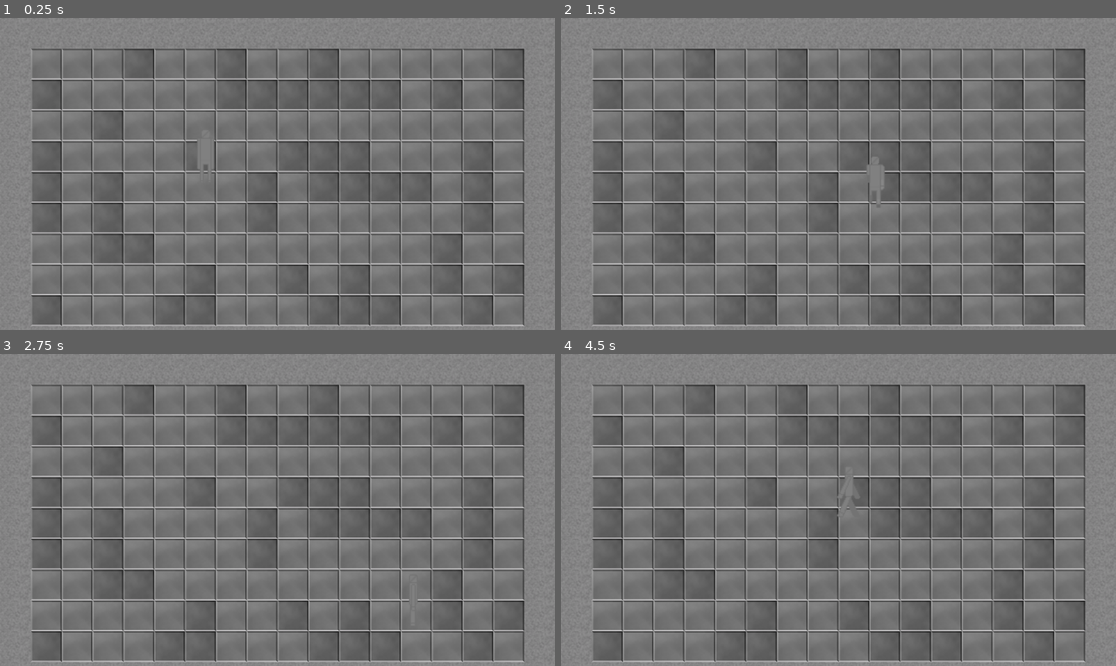
Above: before the commit, frames 1-4 (two rows, left to right).
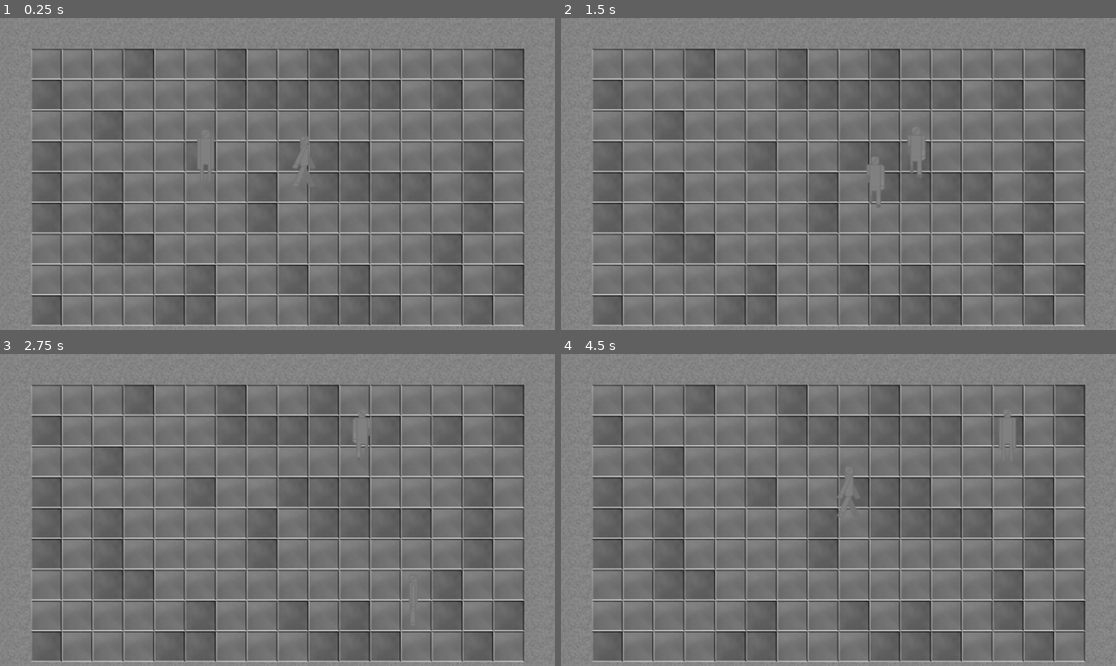
Above: after the commit, the same moments.

Repository: pagefile/godotwild86
Game: Godot game, scene res://levels/test_level.tscn
Same seed, same stepped clock (60 frames per second), same inputs: the game is played once before the commit and once after it. The project has no main scene, so this scene is started directly.
Inputs:
- Up to frame 1 (0.25 s): no input
- Up to frame 2 (1.5 s): tap Enter at 0.5 s; hold D (Move Right) 0.53-1.28 s; hold S (Move Down) from 1.28 s (still down)
- Up to frame 3 (2.75 s): release S (Move Down) at 2.03 s; hold D (Move Right) from 2.03 s (still down)
- Up to frame 4 (4.5 s): release D (Move Right) at 2.78 s; hold W (Move Up) 2.78-3.53 s; hold A (Move Left) from 3.53 s (still down)

The runs differ from the first frame. In frame 1, 0.2% of the frame differs, in the area x 52-56%, y 37-54%; in frame 2, 0.2%; in frame 3, 0.2%, in the area x 63-67%, y 19-31%; in frame 4, 0.2%.

Commit message:
NPC w/ basic pathing
Added NPC class extending character and NPCController for pathing/ai.

Diff:
--- a/levels/test_level.tscn
+++ b/levels/test_level.tscn
@@ -1,8 +1,16 @@
-[gd_scene load_steps=4 format=4 uid="uid://bvxufrpd5a06e"]
+[gd_scene load_steps=7 format=4 uid="uid://bvxufrpd5a06e"]
 
 [ext_resource type="TileSet" uid="uid://d3ji663s6p3e4" path="res://tilesets/generic_tileset.tres" id="1_46lwt"]
 [ext_resource type="PackedScene" uid="uid://c0i6cvqo6mrxs" path="res://test_character.tscn" id="2_x25rp"]
 [ext_resource type="Script" uid="uid://c0qsytfvpy4v5" path="res://scripts/CharacterControllerInput.gd" id="3_gmgay"]
+[ext_resource type="PackedScene" uid="uid://cucleyfvlmckv" path="res://npc.tscn" id="4_w7r7j"]
+[ext_resource type="Script" uid="uid://btb3g25dyq3di" path="res://scripts/npcscripts/back_and_forth.gd" id="6_e7anx"]
+
+[sub_resource type="Curve2D" id="Curve2D_o6mel"]
+_data = {
+"points": PackedVector2Array(0, 0, 0, 0, 1, 1, 0, 0, 0, 0, 129, 1, 0, 0, 0, 0, 129, -128, 0, 0, 0, 0, 450, -129)
+}
+point_count = 4
 
 [node name="TestLevel" type="Node2D"]
 
@@ -15,3 +23,12 @@
 
 [node name="InputController" type="Node2D" parent="TestCharacter"]
 script = ExtResource("3_gmgay")
+
+[node name="NPC" parent="." instance=ExtResource("4_w7r7j")]
+position = Vector2(608, 288)
+
+[node name="Path2D" type="Path2D" parent="NPC"]
+curve = SubResource("Curve2D_o6mel")
+
+[node name="BackAndForth" type="Node2D" parent="NPC"]
+script = ExtResource("6_e7anx")
--- /dev/null
+++ b/npc.tscn
@@ -0,0 +1,156 @@
+[gd_scene load_steps=19 format=3 uid="uid://cucleyfvlmckv"]
+
+[ext_resource type="Script" uid="uid://b8m1o4luighom" path="res://scripts/npc_character.gd" id="1_kh24r"]
+[ext_resource type="Texture2D" uid="uid://tsiml5sihg6p" path="res://textures/Np.png" id="2_ul7y6"]
+
+[sub_resource type="RectangleShape2D" id="RectangleShape2D_fksbf"]
+size = Vector2(62, 62)
+
+[sub_resource type="AtlasTexture" id="AtlasTexture_446ey"]
+atlas = ExtResource("2_ul7y6")
+region = Rect2(0, 0, 64, 64)
+
+[sub_resource type="AtlasTexture" id="AtlasTexture_h7y0j"]
+atlas = ExtResource("2_ul7y6")
+region = Rect2(64, 64, 64, 64)
+
+[sub_resource type="AtlasTexture" id="AtlasTexture_006j3"]
+atlas = ExtResource("2_ul7y6")
+region = Rect2(64, 0, 64, 64)
+
+[sub_resource type="AtlasTexture" id="AtlasTexture_hpsvj"]
+atlas = ExtResource("2_ul7y6")
+region = Rect2(128, 0, 64, 64)
+
+[sub_resource type="AtlasTexture" id="AtlasTexture_27wch"]
+atlas = ExtResource("2_ul7y6")
+region = Rect2(0, 64, 64, 64)
+
+[sub_resource type="AtlasTexture" id="AtlasTexture_6tbdf"]
+atlas = ExtResource("2_ul7y6")
+region = Rect2(0, 0, 64, 64)
+
+[sub_resource type="AtlasTexture" id="AtlasTexture_j6j2g"]
+atlas = ExtResource("2_ul7y6")
+region = Rect2(64, 0, 64, 64)
+
+[sub_resource type="AtlasTexture" id="AtlasTexture_5cs6u"]
+atlas = ExtResource("2_ul7y6")
+region = Rect2(128, 0, 64, 64)
+
+[sub_resource type="AtlasTexture" id="AtlasTexture_c4xpt"]
+atlas = ExtResource("2_ul7y6")
+region = Rect2(0, 64, 64, 64)
+
+[sub_resource type="AtlasTexture" id="AtlasTexture_tjiau"]
+atlas = ExtResource("2_ul7y6")
+region = Rect2(0, 0, 64, 64)
+
+[sub_resource type="AtlasTexture" id="AtlasTexture_7lp8l"]
+atlas = ExtResource("2_ul7y6")
+region = Rect2(128, 64, 64, 64)
+
+[sub_resource type="AtlasTexture" id="AtlasTexture_fi5p0"]
+atlas = ExtResource("2_ul7y6")
+region = Rect2(0, 128, 64, 64)
+
+[sub_resource type="AtlasTexture" id="AtlasTexture_y0nyx"]
+atlas = ExtResource("2_ul7y6")
+region = Rect2(64, 128, 64, 64)
+
+[sub_resource type="AtlasTexture" id="AtlasTexture_p86d5"]
+atlas = ExtResource("2_ul7y6")
+region = Rect2(64, 64, 64, 64)
+
+[sub_resource type="SpriteFrames" id="SpriteFrames_s7tkf"]
+animations = [{
+"frames": [{
+"duration": 1.0,
+"texture": SubResource("AtlasTexture_446ey")
+}],
+"loop": true,
+"name": &"idle_b",
+"speed": 5.0
+}, {
+"frames": [{
+"duration": 1.0,
+"texture": SubResource("AtlasTexture_446ey")
+}],
+"loop": true,
+"name": &"idle_f",
+"speed": 5.0
+}, {
+"frames": [{
+"duration": 1.0,
+"texture": SubResource("AtlasTexture_h7y0j")
+}],
+"loop": true,
+"name": &"idle_s",
+"speed": 5.0
+}, {
+"frames": [{
+"duration": 1.0,
+"texture": SubResource("AtlasTexture_006j3")
+}, {
+"duration": 1.0,
+"texture": SubResource("AtlasTexture_hpsvj")
+}, {
+"duration": 1.0,
+"texture": SubResource("AtlasTexture_27wch")
+}, {
+"duration": 1.0,
+"texture": SubResource("AtlasTexture_6tbdf")
+}],
+"loop": true,
+"name": &"walk_b",
+"speed": 5.0
+}, {
+"frames": [{
+"duration": 1.0,
+"texture": SubResource("AtlasTexture_j6j2g")
+}, {
+"duration": 1.0,
+"texture": SubResource("AtlasTexture_5cs6u")
+}, {
+"duration": 1.0,
+"texture": SubResource("AtlasTexture_c4xpt")
+}, {
+"duration": 1.0,
+"texture": SubResource("AtlasTexture_tjiau")
+}],
+"loop": true,
+"name": &"walk_f",
+"speed": 5.0
+}, {
+"frames": [{
+"duration": 1.0,
+"texture": SubResource("AtlasTexture_7lp8l")
+}, {
+"duration": 1.0,
+"texture": SubResource("AtlasTexture_fi5p0")
+}, {
+"duration": 1.0,
+"texture": SubResource("AtlasTexture_y0nyx")
+}, {
+"duration": 1.0,
+"texture": SubResource("AtlasTexture_p86d5")
+}],
+"loop": true,
+"name": &"walk_s",
+"speed": 5.0
+}]
+
+[node name="NPC" type="CharacterBody2D"]
+script = ExtResource("1_kh24r")
+_speed = 100.0
+
+[node name="CollisionShape" type="CollisionShape2D" parent="."]
+shape = SubResource("RectangleShape2D_fksbf")
+
+[node name="Sprite" type="AnimatedSprite2D" parent="."]
+scale = Vector2(2, 2)
+sprite_frames = SubResource("SpriteFrames_s7tkf")
+animation = &"walk_s"
+frame_progress = 0.3303905
+
+[node name="NavigationAgent2D" type="NavigationAgent2D" parent="."]
--- /dev/null
+++ b/scripts/npc_character.gd
@@ -0,0 +1,29 @@
+extends Character
+class_name NPC
+
+#Add a child NPCController for the ai.
+#Also add a Path2D if it's being used in the NPCController.
+#NOTE: pls fix the anim
+
+var navigation_agent: NavigationAgent2D
+var path: Path2D
+var path_follow: PathFollow2D = PathFollow2D.new()
+
+func _ready() -> void:
+	var _nav_agent = get_node_or_null("NavigationAgent2D")
+	if _nav_agent:
+		navigation_agent = _nav_agent
+
+	var _path = get_node_or_null("Path2D")
+	if _path:
+
+		path = _path
+
+		path.add_child(path_follow)
+		call_deferred("_reparent_path")
+	else:
+		print("In npc {0}, no path has been set.".format([self]))
+
+func _reparent_path() -> void:
+
+	path.reparent(get_parent())
--- /dev/null
+++ b/scripts/npcscripts/back_and_forth.gd
@@ -0,0 +1,20 @@
+extends NPCController
+
+var is_going_forwards: bool = true
+
+func _ready() -> void:
+
+	character.path_follow.loop = false
+
+func _pathing(delta: float) -> void:
+
+	set_target_path(character.path_follow.global_position)
+
+	if is_going_forwards:
+		character.path_follow.progress += character._speed*delta
+		if character.path_follow.progress_ratio >= 1:
+			is_going_forwards = false
+	else:
+		character.path_follow.progress -= character._speed*delta
+		if character.path_follow.progress_ratio <= 0:
+			is_going_forwards = true
--- /dev/null
+++ b/scripts/npcscripts/npc_controller.gd
@@ -0,0 +1,45 @@
+extends Node2D
+class_name NPCController
+
+@onready var character: NPC = get_parent()
+var finished_going_to_target: bool = false
+
+func set_target_path(target_position: Vector2) -> void:
+	character.navigation_agent.target_position = target_position
+
+func get_distance_from_path() -> float:
+	var distance = (character.path_follow.global_position-character.position).length()
+	return distance
+
+func _process(delta: float) -> void:
+
+
+	if finished_going_to_target:
+		return
+
+	_pathing(delta)
+	_movement()
+	queue_redraw()
+
+
+	if get_distance_from_path() <= 0.5:
+		character.position = character.path_follow.global_position
+
+func _draw() -> void:
+	pass
+	#NOTE: Debug draws.
+	#var direction = (character.navigation_agent.get_next_path_position()).normalized()
+	#print(character.navigation_agent.get_next_path_position())
+	##Nav next path pos
+	#draw_line(Vector2.ZERO,character.navigation_agent.get_next_path_position()-character.position,Color.BLACK)
+	##Path follow position
+	#draw_circle(character.path_follow.global_position-character.position,8,Color.WHITE)
+
+func _movement() -> void:
+
+	var direction = (character.navigation_agent.get_next_path_position()-character.position).normalized()
+
+	character.move(direction)
+
+func _pathing(delta: float) -> void:
+	pass #Override this for the pathing/ai.
--- a/tilesets/generic_tileset.tres
+++ b/tilesets/generic_tileset.tres
@@ -1,16 +1,31 @@
-[gd_resource type="TileSet" load_steps=3 format=3 uid="uid://d3ji663s6p3e4"]
+[gd_resource type="TileSet" load_steps=5 format=3 uid="uid://d3ji663s6p3e4"]
 
 [ext_resource type="Texture2D" uid="uid://bk4hfr5iqo5ex" path="res://textures/tilemap.png" id="1_sx042"]
+
+[sub_resource type="NavigationPolygon" id="NavigationPolygon_sx042"]
+vertices = PackedVector2Array(32, 32, -32, 32, -32, -32, 32, -32)
+polygons = Array[PackedInt32Array]([PackedInt32Array(0, 1, 2, 3)])
+outlines = Array[PackedVector2Array]([PackedVector2Array(-32, -32, 32, -32, 32, 32, -32, 32)])
+agent_radius = 0.0
+
+[sub_resource type="NavigationPolygon" id="NavigationPolygon_vcqov"]
+vertices = PackedVector2Array(32, 32, -32, 32, -32, -32, 32, -32)
+polygons = Array[PackedInt32Array]([PackedInt32Array(0, 1, 2, 3)])
+outlines = Array[PackedVector2Array]([PackedVector2Array(-32, -32, 32, -32, 32, 32, -32, 32)])
+agent_radius = 0.0
 
 [sub_resource type="TileSetAtlasSource" id="TileSetAtlasSource_vcqov"]
 texture = ExtResource("1_sx042")
 texture_region_size = Vector2i(64, 64)
 1:0/0 = 0
+1:0/0/navigation_layer_0/polygon = SubResource("NavigationPolygon_vcqov")
 2:0/0 = 0
 2:0/0/physics_layer_0/polygon_0/points = PackedVector2Array(-32, -32, 32, -32, 32, 32, -32, 32)
 0:0/0 = 0
+0:0/0/navigation_layer_0/polygon = SubResource("NavigationPolygon_sx042")
 
 [resource]
 tile_size = Vector2i(64, 64)
 physics_layer_0/collision_layer = 1
+navigation_layer_0/layers = 1
 sources/0 = SubResource("TileSetAtlasSource_vcqov")
Not shown, added: scripts/npc_character.gd.uid
Not shown, added: scripts/npcscripts/back_and_forth.gd.uid
Not shown, added: scripts/npcscripts/npc_controller.gd.uid
